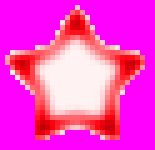
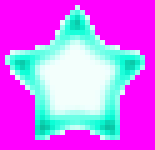
Layers edited between the first and the second 155 × 150 image:
showed "레이어 4 사본", painted on it over [5, 5, 145, 140]
hid "레이어 2" over [5, 5, 145, 140]
